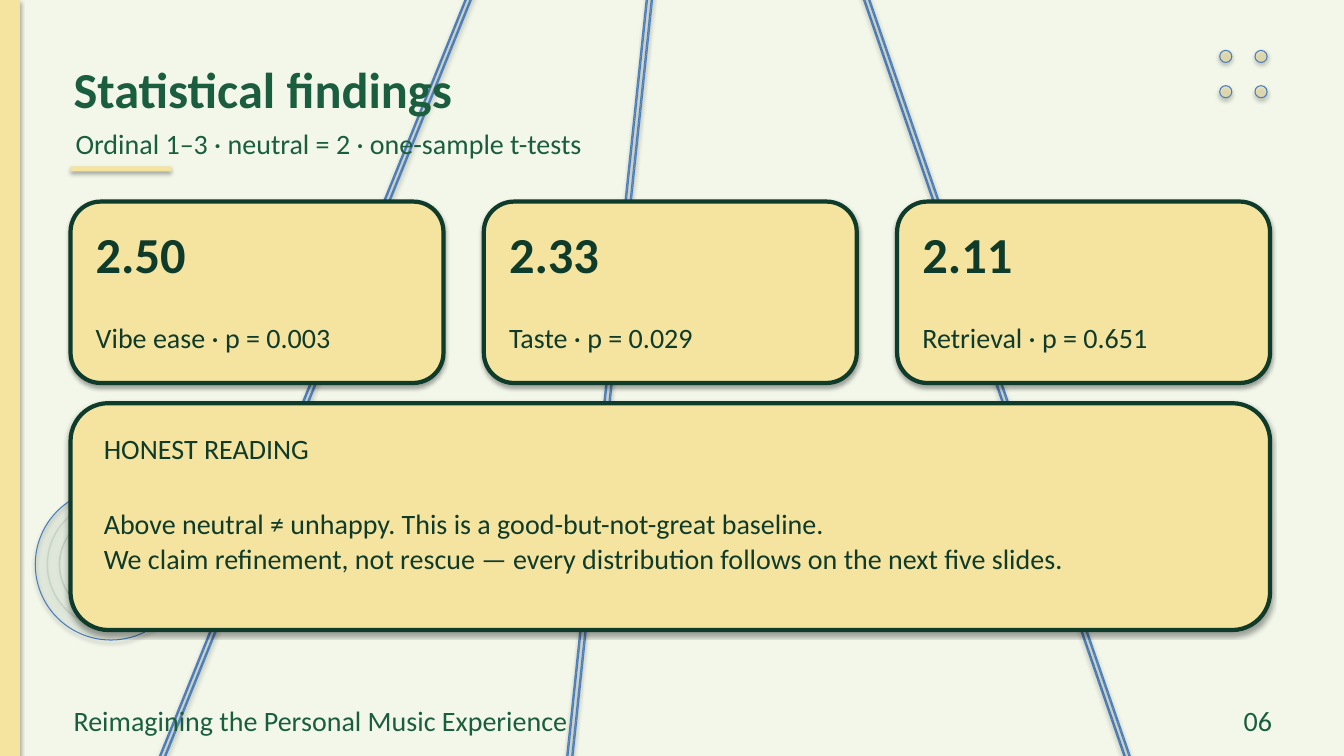
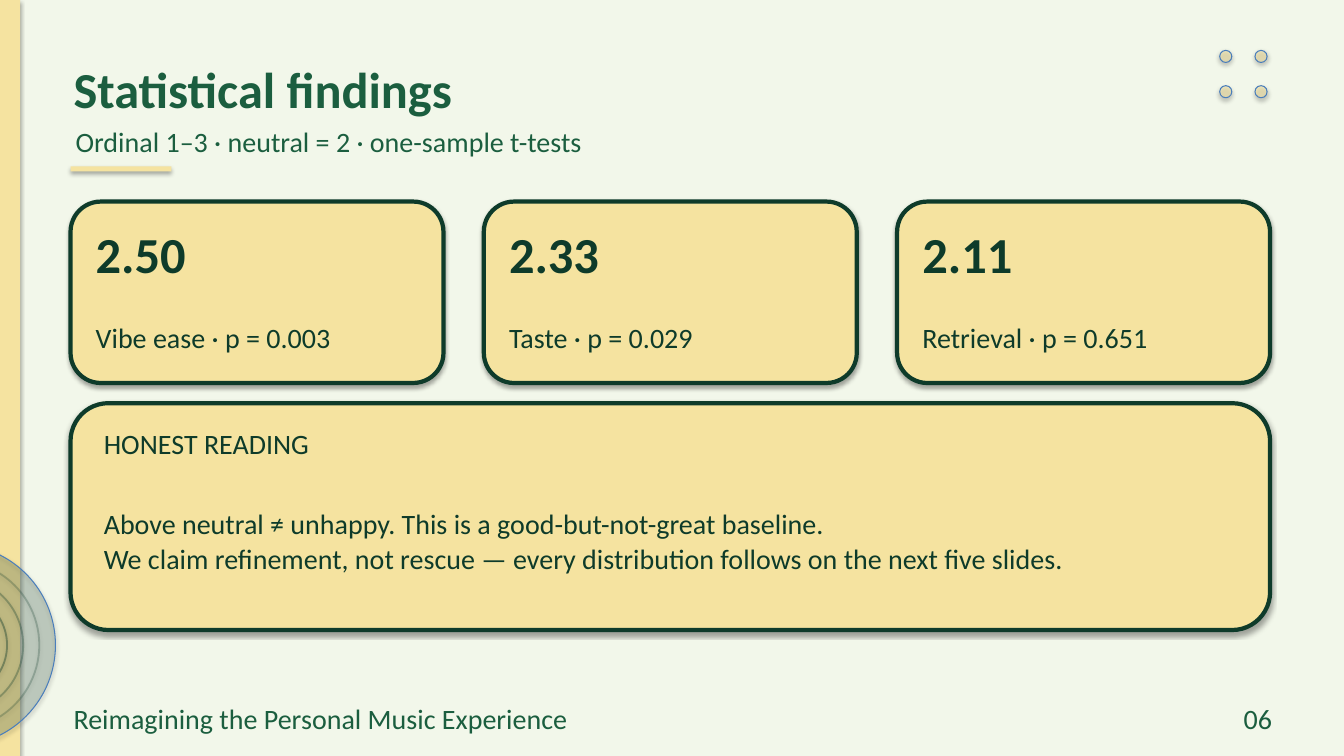
Before and after one commit to preet-kamdar/design-thinking-sem3, a slide deck: slide 6 of docs/Presentation_crease_trial.pptx. Drawn at 1344x756 pixels with LibreOffice and Linux fonts; fonts in the diff are those of the drawing; background and template pictures are left out. Boxes give left, top, right and bottom in pixels: in the first picture for what was removed or moved away, otherwise in the second. Text is boxed around its words. In the diff, an @@ line names an element or a change of style, - is before the commit and + after.

```diff
--- a/docs/Presentation_crease_trial.pptx
+++ b/docs/Presentation_crease_trial.pptx
@@ rectangle removed at (0,0,703,756) @@
@@ rectangle removed at (0,0,708,756) @@
@@ rectangle removed at (525,0,726,756) @@
@@ rectangle removed at (530,0,731,756) @@
@@ rectangle removed at (656,0,1281,756) @@
@@ rectangle removed at (661,0,1286,756) @@
@@ text "HONEST READING": place and size @@
-text "HONEST READING" at (104,441,309,459)
+text "HONEST READING" at (104,436,309,454)
@@ ellipse removed at (35,489,187,640) @@
@@ ellipse removed at (47,501,174,628) @@
@@ ellipse removed at (59,513,162,616) @@
@@ ellipse added at (0,544,55,746), fill #0E3B2A at 18% opacity @@
@@ ellipse added at (0,561,39,730), outline #0E3B2A 1.3 pt @@
@@ ellipse added at (0,577,23,714), outline #0E3B2A 1.3 pt @@
@@ ellipse added at (0,593,7,698), outline #0E3B2A 1.3 pt @@
@@ 3 texts: place and size @@
-3 texts at (74,67,581,738)
+3 texts at (74,72,581,734)
```
Also in this commit, not shown: 19 other slides changed, 6 other files.
